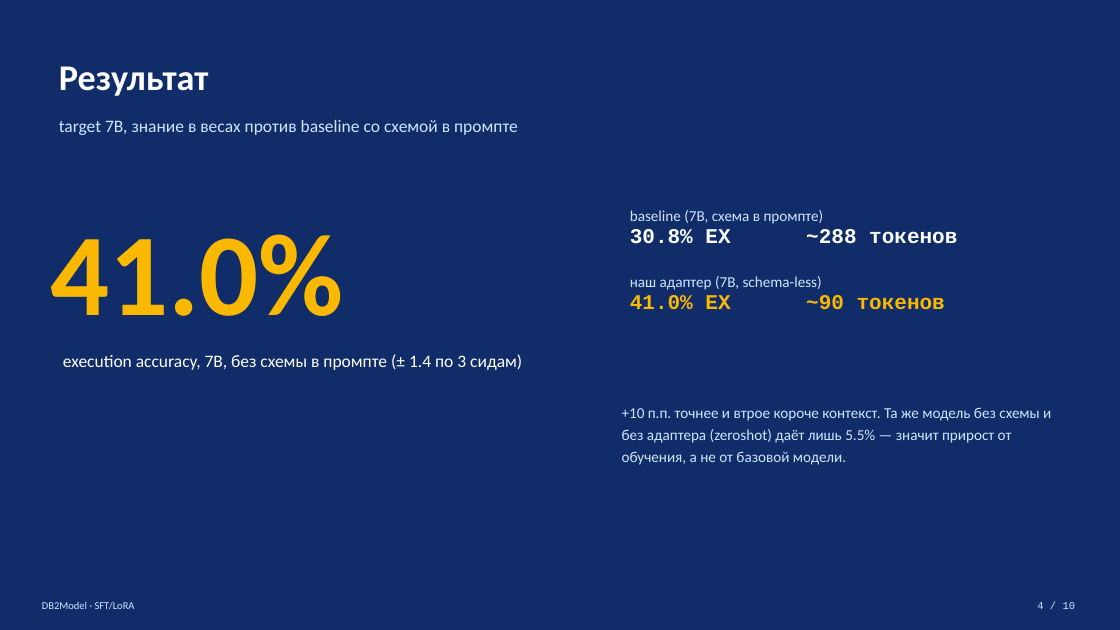
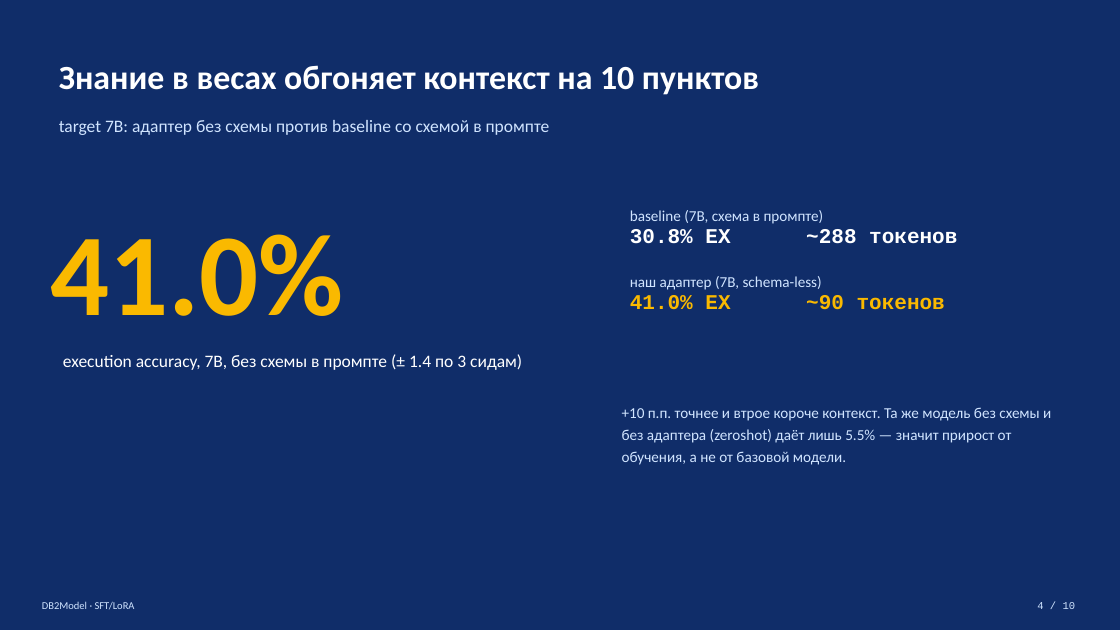
Before and after one commit to VladimirPozdeev06/db2model_lora, a slide deck: slide 4 of db2model/DB2Model_SFT_LoRA_defense.pptx. Drawn at 1120x630 pixels with LibreOffice and Linux fonts; fonts in the diff are those of the drawing. Boxes give left, top, right and bottom in pixels: in the first picture for what was removed or moved away, otherwise in the second. Text is boxed around its words. In the diff, an @@ line names an element or a change of style, - is before the commit and + after.

```diff
--- a/db2model/DB2Model_SFT_LoRA_defense.pptx
+++ b/db2model/DB2Model_SFT_LoRA_defense.pptx
@@ text at [59,65,759,95]: text changed; size 31 to 29 pt @@
-Результат
+Знание в весах обгоняет контекст на 10 пунктов
@@ text at [59,120,550,135]: text changed @@
-target 7B, знание в весах против baseline со схемой в промпте
+target 7B: адаптер без схемы против baseline со схемой в промпте
```
Also in this commit, not shown: 6 other slides changed, 1 slide added, 1 slide removed.
